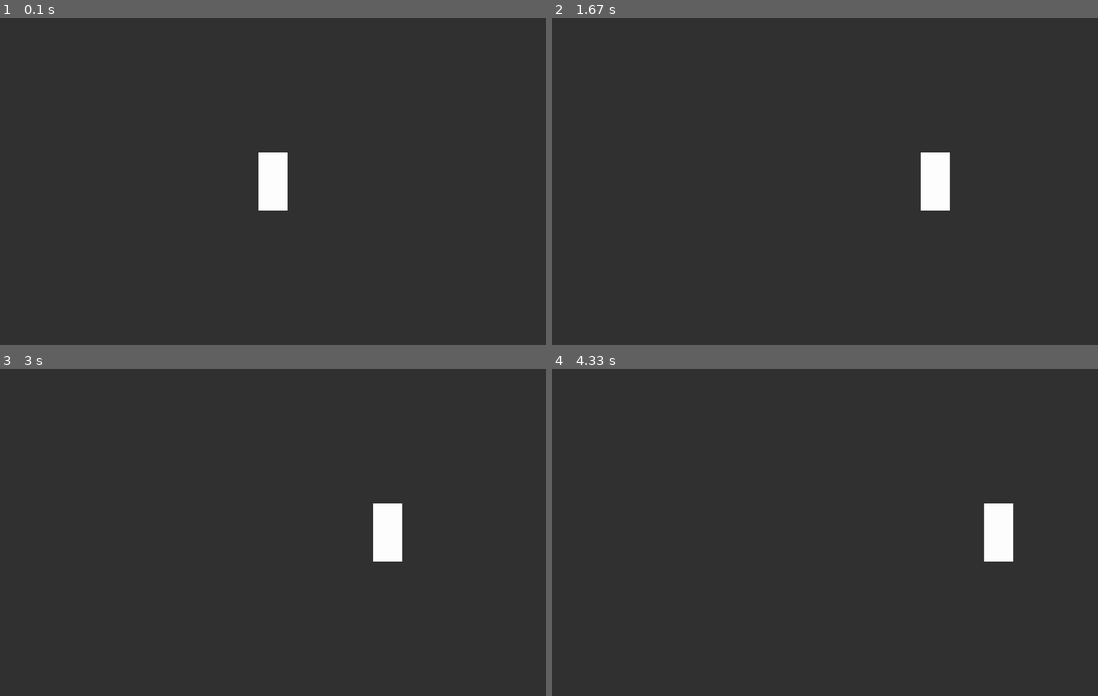
Above: before the commit, frames 1-4 (two rows, left to right).
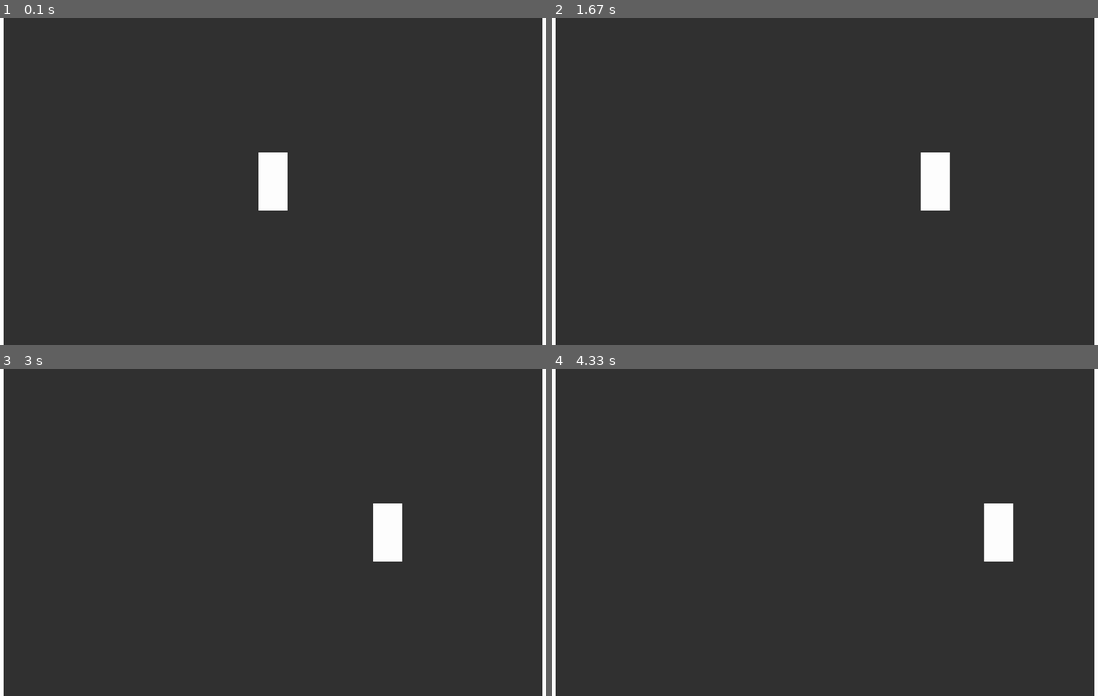
Above: after the commit, the same moments.

Repository: z4okolatka/PyGame-project
Game: pygame game, started from main.py
Two runs of this game, one before a commit and one after it. Both use one fixed random seed, a clock stepped at 60 frames per second and the inputs below.
Inputs:
- Up to frame 1 (0.1 s): no input
- Up to frame 2 (1.67 s): hold D 0.33-0.8 s; hold D 0.83-1.3 s; hold A from 1.33 s (still down)
- Up to frame 3 (3 s): release A at 1.87 s; hold A 1.9-2.3 s; hold D 2.33-2.97 s
- Up to frame 4 (4.33 s): hold A 3-3.47 s; hold D 3.5-3.97 s; hold D from 4 s (still down)

The runs differ from the first frame. In frame 1, 1.3% of the frame differs, in the area x 0-100%, y 0-100%; in frame 2, 1.3%; in frame 3, 1.3%; in frame 4, 1.3%.

Commit message:
horizontal collision beta

Diff:
--- a/main.py
+++ b/main.py
@@ -1,6 +1,7 @@
 import pygame as pg
 from src.classes import screenCamera
 from src.classes import player
+from src.classes import block
 import src.setting as settings
 
 
@@ -14,6 +15,13 @@
         self.deltatime = 1e-10
         self.camera = screenCamera.ScreenCamera(self)
         self.player = player.Player(self)
+        self.collision_objects = pg.sprite.Group()
+        self.collision_objects.add([
+            block.Block((5, self.camera.display.get_height() / 2),
+                        (10, self.camera.display.get_height())),
+            block.Block((self.camera.display.get_width(
+            ) - 5, self.camera.display.get_height() / 2), (10, self.camera.display.get_height()))
+        ])
 
     def run(self):
         running = True
@@ -42,6 +50,7 @@
         self.camera.display.fill((50, 50, 50))
 
         self.player.draw(self.camera.display)
+        self.collision_objects.draw(self.camera.display)
 
 
 if __name__ == "__main__":
--- a/src/classes/player.py
+++ b/src/classes/player.py
@@ -1,9 +1,10 @@
 import pygame as pg
 import src.setting as settings
+from src.classes import coordHelper
 import main
 
 
-class Player(pg.sprite.Sprite):
+class Player(pg.sprite.Sprite, coordHelper.FloatCords):
     def __init__(self, game, cords=None):
         super().__init__()
         self.game: main.Game = game
@@ -39,38 +40,55 @@
         return (not self._lastKeyboard[key]) and pressed[key]
 
     def update(self):
-        self.horizontal_movement()
+        # keyboard input
+        kb = pg.key.get_pressed()
+
+        self.horizontal_movement(kb)
         self.normalize_horizontal_speed()
-        self.rounding_cords()
+        self.move_x()
+        self.horizontal_collision()
 
-    def horizontal_movement(self):
-        # keyboard input
-        keyboard = pg.key.get_pressed()
+        self._lastKeyboard = kb
 
+    def horizontal_movement(self, keyboard):
         if self.keydown(pg.K_d, keyboard) or self.keydown(pg.K_a, keyboard):
             self.vx = 0
         if keyboard[pg.K_d]:
-            self.vx += self.horizontal_acceleration * self.max_horizontal_speed * self.game.deltatime
+            self.vx += self.horizontal_acceleration * self.game.deltatime
         if keyboard[pg.K_a]:
-            self.vx -= self.horizontal_acceleration * self.max_horizontal_speed * self.game.deltatime
+            self.vx -= self.horizontal_acceleration * self.game.deltatime
         if not keyboard[pg.K_a] and not keyboard[pg.K_d] and self.vx:
             if self.vx < 0:
-                self.vx += self.horizontal_acceleration * self.max_horizontal_speed * self.game.deltatime
+                self.vx += self.horizontal_acceleration * self.game.deltatime
             else:
-                self.vx -= self.horizontal_acceleration * self.max_horizontal_speed * self.game.deltatime
+                self.vx -= self.horizontal_acceleration * self.game.deltatime
             if abs(self.vx) < 1:
                 self.vx = 0
-        self._lastKeyboard = keyboard
 
     def normalize_horizontal_speed(self):
         if abs(self.vx) >= self.max_horizontal_speed * self.game.deltatime:
             self.vx /= abs(self.vx)
             self.vx *= self.max_horizontal_speed * self.game.deltatime
+
+    def move_x(self):
         self.x += self.vx
+        self.rect.x = round(self.x)
 
-    def rounding_cords(self):
+    def horizontal_collision(self):
+        borderRect = self.rect.copy()
+
+        for sprite in self.game.collision_objects:
+            if sprite.rect.colliderect(borderRect):
+                if borderRect.centerx <= sprite.rect.centerx and self.vx > 0:
+                    self.right = sprite.rect.left
+                    self.vx = 0
+                    break
+                elif borderRect.centerx > sprite.rect.centerx and self.vx < 0:
+                    self.left = sprite.rect.right
+                    self.vx = 0
+                    break
+
         self.rect.x = round(self.x)
-        self.rect.y = round(self.y)
 
     def draw(self, surface):
         surface.blit(self.image, self.rect)
--- a/src/setting.py
+++ b/src/setting.py
@@ -6,4 +6,5 @@
 
 # movement (px / sec)
 PLAYER_MAX_HORIZONTAL_SPEED = 500
-PLAYER_HORIZONTAL_ACCELERATION = .3
+PLAYER_HORIZONTAL_ACCELERATION = .3 * PLAYER_MAX_HORIZONTAL_SPEED
+PLAYER_FALL_ACCELERATION = 25
